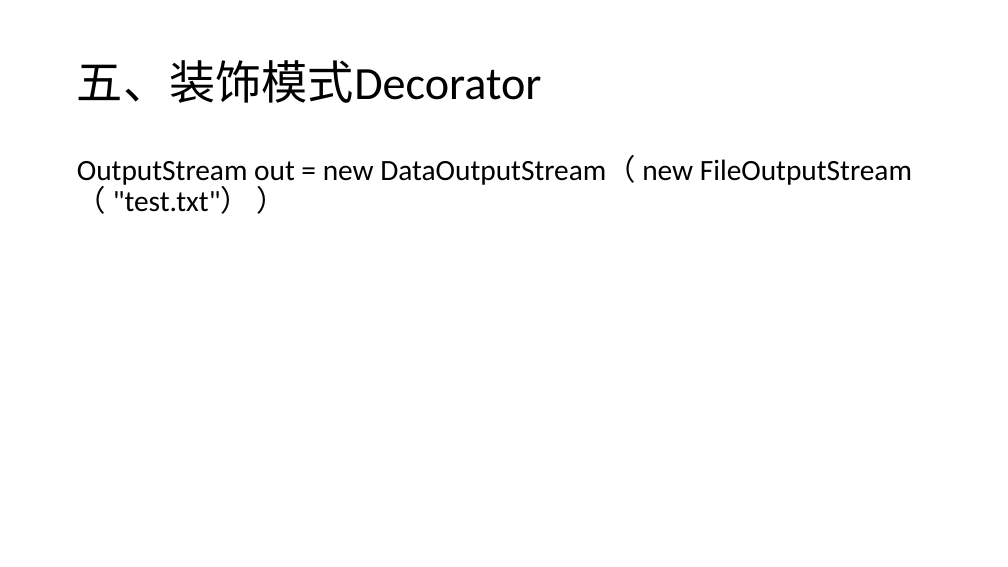
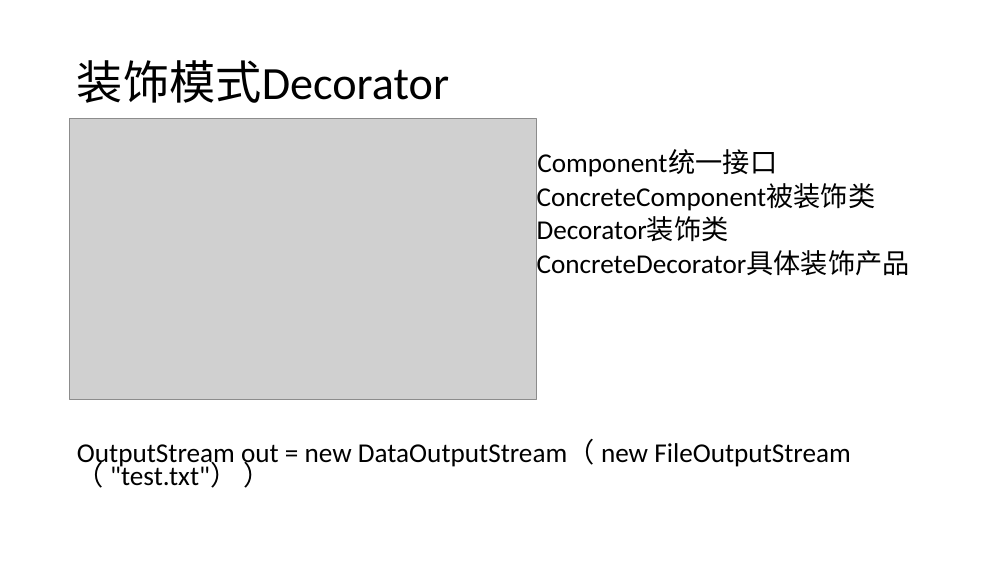
Before and after one commit to tdxhhw66/JavaCodeAcc, a slide deck: slide 10 of 设计模式2.pptx (slide 8 before the commit). Drawn at 1008x567 pixels with LibreOffice and Linux fonts; fonts in the diff are those of the drawing; grey boxes stand for pictures. Boxes give left, top, right and bottom in pixels: in the first picture for what was removed or moved away, otherwise in the second. Text is boxed around its words. In the diff, an @@ line names an element or a change of style, - is before the commit and + after.

Commit message:
增加设计模式讲解

```diff
--- a/设计模式2.pptx
+++ b/设计模式2.pptx
@@ title at bbox=[77, 60, 449, 103]: text changed @@
-五、装饰模式Decorator
+装饰模式Decorator
@@ picture added at bbox=[70, 119, 536, 400] @@
@@ text at bbox=[537, 150, 876, 241]: paragraphs added @@
+Component统一接口
+ConcreteComponent被装饰类
+Decorator装饰类
+ConcreteDecorator具体装饰产品类
@@ text at bbox=[77, 440, 850, 488]: size 28 to 25.9 pt in "OutputStream out = new DataOutputStream（ new FileOutputStrea ..."; line spacing 0.9 to 0.7 @@
```
Also in this commit, not shown: 5 other slides changed, 2 slides added, 14 other files.
